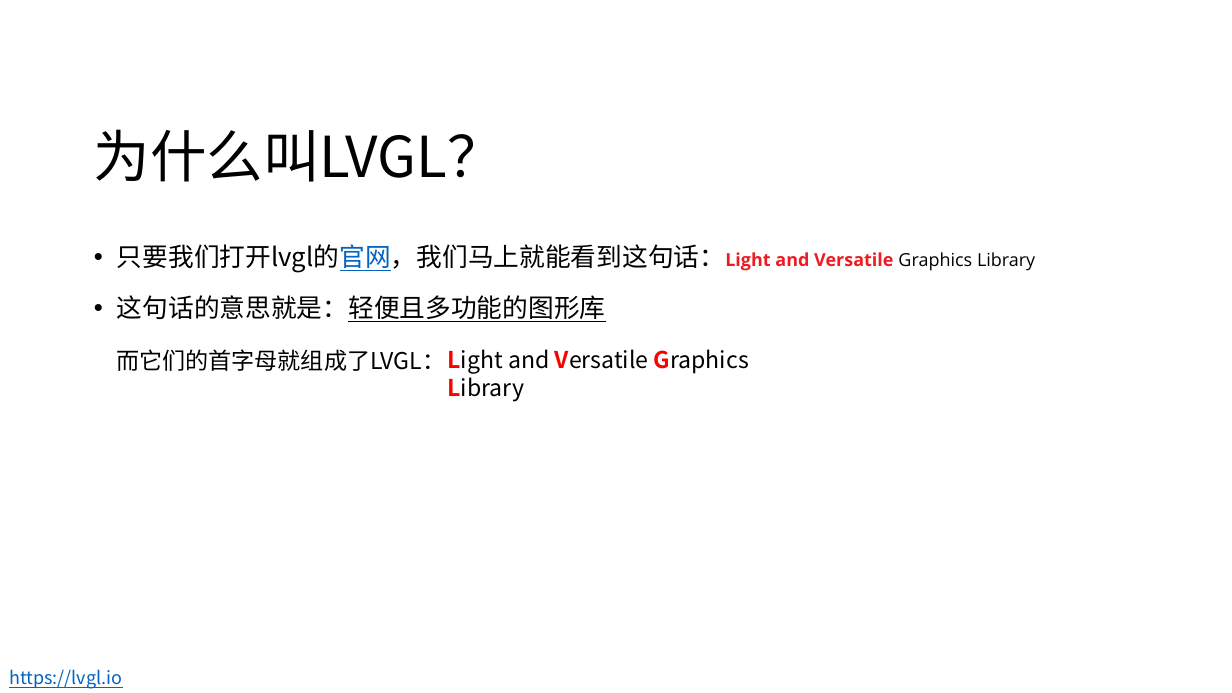
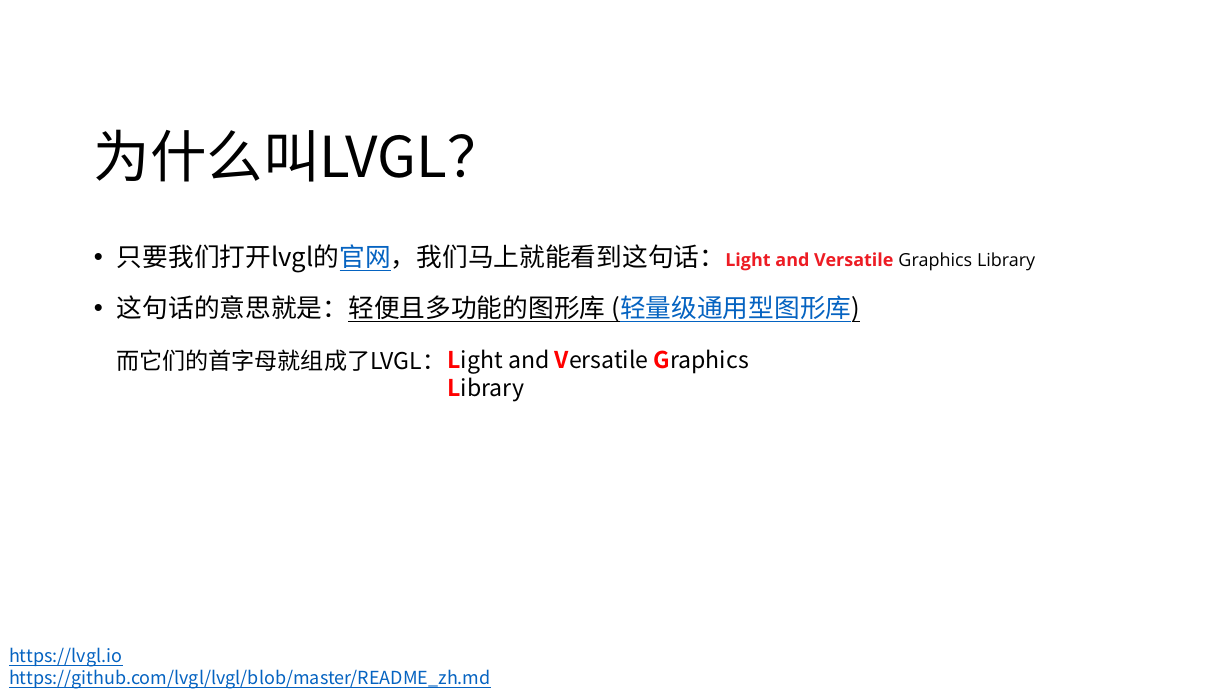
Before and after one commit to namefyw/100ask_lvgl, a slide deck: slide 3 of 01_视频教程/课堂PPT/1-1-1_走进LVGL.pptx. Drawn at 1232x693 pixels with LibreOffice and Linux fonts; fonts in the diff are those of the drawing; background and template pictures are left out. Boxes give left, top, right and bottom in pixels: in the first picture for what was removed or moved away, otherwise in the second. Text is boxed around its words. In the diff, an @@ line names an element or a change of style, - is before the commit and + after.

Commit message:
更新：01_视频教程/课堂PPT/1-1-1_走进LVGL.pptx。按照官方翻译，LVGL解释为：轻量级通用型图形库

```diff
--- a/01_视频教程/课堂PPT/1-1-1_走进LVGL.pptx
+++ b/01_视频教程/课堂PPT/1-1-1_走进LVGL.pptx
@@ text at <box>117,295,860,322</box>: text changed @@
-• 这句话的意思就是：轻便且多功能的图形库
+• 这句话的意思就是：轻便且多功能的图形库 (轻量级通用型图形库)
@@ text "https://lvgl.io": place and size @@
-text "https://lvgl.io" at <box>9,669,122,689</box>
+text "https://lvgl.io" at <box>9,647,491,689</box>
@@ text at <box>9,665,491,689</box>: paragraph added @@
+https://github.com/lvgl/lvgl/blob/master/README_zh.md
```
Also in this commit, not shown: 1 other slide changed.
